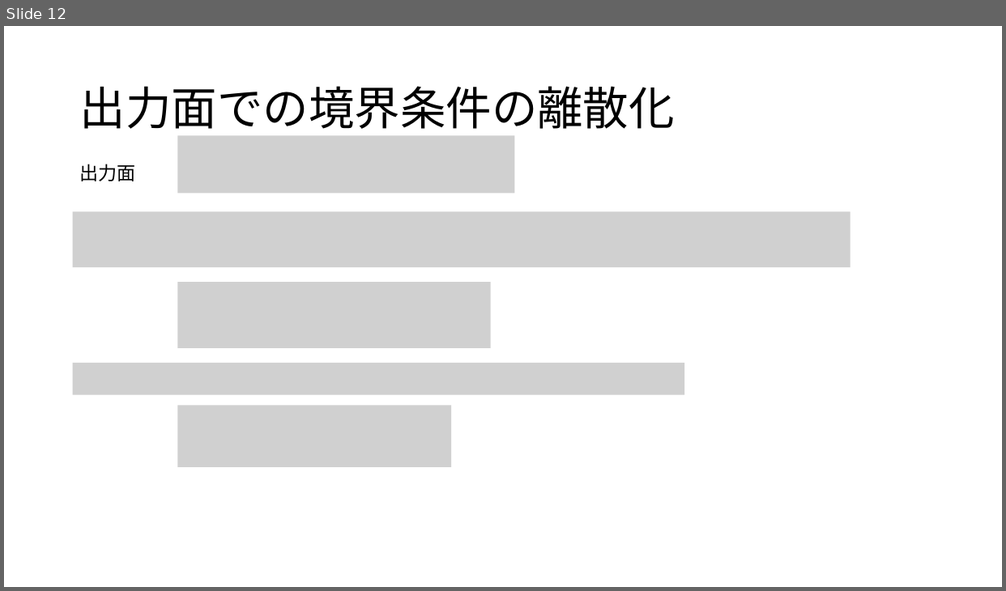
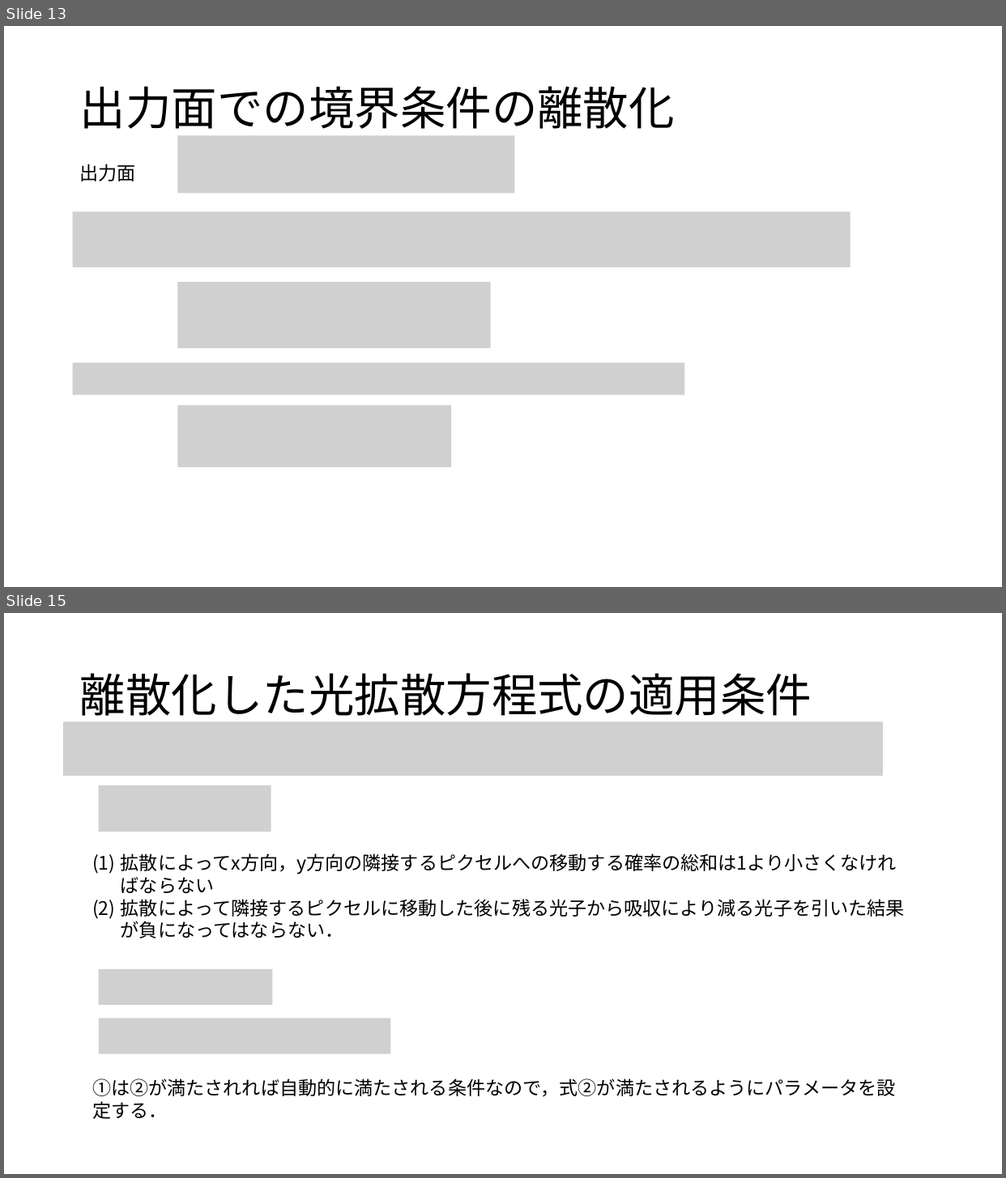
Before and after one commit to atuyoti/dot, a slide deck: slide/0519.pptx. Shown one above the other, each under a label of ours: slide 12 before the commit, slides 13 and 15 after it; the slides between them are not shown. The pictures are 1006x591 and 1006x1178 pixels, drawn with LibreOffice and Linux fonts; fonts in the diff are those of the drawing; grey boxes stand for pictures. Boxes give left, top, right and bottom in pixels: in the first picture for what was removed or moved away, otherwise in the second. Text is boxed around its words. In the diff, an @@ line names an element or a change of style, - is before the commit and + after.

Commit message:
スライドを修正
境界条件の離散化，適用条件，パラメータの設定，シミュレーション結果などを追加

```diff
--- a/slide/0519.pptx
+++ b/slide/0519.pptx
@@ slide 15 added at bbox=[4, 613, 1002, 1174], background #FFFFFF @@
@@ title added at bbox=[80, 673, 812, 724], 44 pt, text #000000 @@
+離散化した光拡散方程式の適用条件
@@ picture added at bbox=[63, 722, 883, 776] @@
@@ picture added at bbox=[98, 786, 271, 832] @@
@@ text added at bbox=[121, 854, 905, 939], 18 pt, text #000000 @@
+(1) 拡散によってx方向，y方向の隣接するピクセルへの移動する確率の総和は1より小さくなければならない
+(2) 拡散によって隣接するピクセルに移動した後に残る光子から吸収により減る光子を引いた結果が負になってはならない．
@@ picture added at bbox=[98, 969, 272, 1005] @@
@@ picture added at bbox=[98, 1018, 390, 1054] @@
@@ text added at bbox=[92, 1079, 896, 1097], 18 pt, text #000000 @@
+①は②が満たされれば自動的に満たされる条件なので，式②が満たされるようにパラメータを設定する．
@@ what was slide 12 is now slide 13 @@
```
Also in this commit, not shown: 1 slide changed, 4 other slides added, 1 other file.
